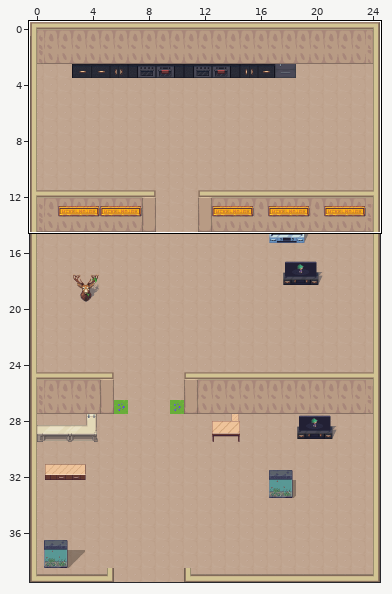
Level history. Tiled map: assets/tilemaps/UgcStore.tmx. Above, an overview of the earlier version with the close-up marked.
Close-up. As it was:
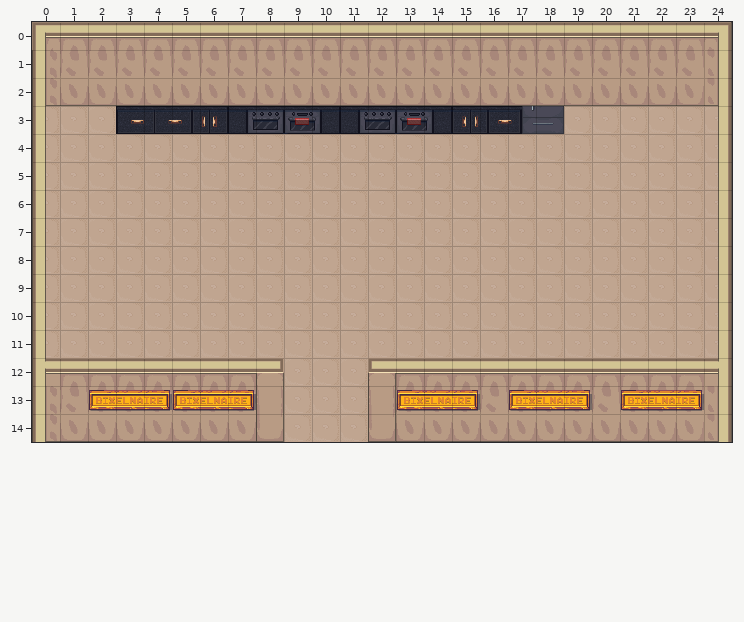
Cells are 32x32 px. Shown: x 0..24, y 0..14. The commit also changed other parts of the map, which this record leaves out.
The same view after the edit:
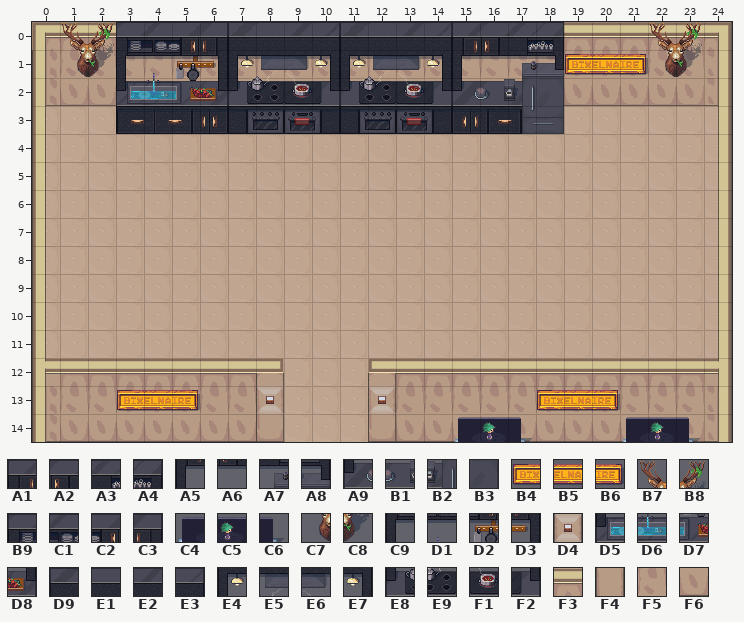
Key: from "UGCs": A1 416, A2 417, A3 418, A4 419, A5 449, A6 450, A7 451, A8 452, A9 482, B1 483, B2 484, B3 485, B4 1089, B5 1090, B6 1091, B7 1092, B8 1093, B9 1100, C1 1101, C2 1102, C3 1103, C4 1122, C5 1123, C6 1124, C7 1125, C8 1126, C9 1133, D1 1134, D2 1135, D3 1136, D4 1159, D5 1166, D6 1167, D7 1168, D8 1169, D9 1228, E1 1229, E2 1230, E3 1231, E4 1261, E5 1262, E6 1263, E7 1264, E8 1294, E9 1295, F1 1296, F2 1297; from "blode": F3 149, F4 181, F5 182, F6 215.
__ is an empty cell, ## one hidden under a higher layer.
See-through tiles are keyed as they look on the map.
Difference:
Layer "World2":
y 0: x 1..2 ## ## -> F3 F3; x 22..23 ## ## -> F3 F3
y 1: x 1..23 ## ## ## ## ## ## ## ## ## ## ## ## ## ## ## ## ## ## __ __ __ ## ## -> F5 F5 F5 F5 F5 F5 F5 F5 F5 F5 F5 F5 F5 F5 F5 F5 F5 F5 F5 F5 F5 F5 F5
y 2: x 3..17 ## ## ## ## ## ## ## ## ## ## ## ## ## ## ## -> F6 F6 F6 F6 F6 F6 F6 F6 F6 F6 F6 F6 F6 F6 F6
y 13: x 2..8 __ __ __ __ __ __ ## -> F5 F5 F5 F5 F5 F5 F4; x 12..15 ## __ __ __ -> F4 F5 F5 F5; x 17..23 __ __ __ __ __ __ __ -> F5 F5 F5 F5 F5 F5 F5
y 14: x 15..17 __ __ ## -> F6 F6 F6; x 21..23 __ __ __ -> F6 F6 F6
Layer "World":
y 0: x 1..18 F3 F3 F3 F3 F3 F3 F3 F3 F3 F3 F3 F3 F3 F3 F3 F3 F3 F3 -> B7 B8 B9 C1 C2 C3 D9 E1 E2 E3 D9 E1 E2 E3 A1 A2 A3 A4; x 22..23 F3 F3 -> B7 B8
y 1: x 1..23 F5 F5 F5 F5 F5 F5 F5 F5 F5 F5 F5 F5 F5 F5 F5 F5 F5 F5 F5 F5 F5 F5 F5 -> C7 C8 C9 D1 D2 D3 E4 E5 E6 E7 E4 E5 E6 E7 A5 A6 A7 A8 B4 B5 B6 C7 C8
y 2: x 3..18 F6 F6 F6 F6 F6 F6 F6 F6 F6 F6 F6 F6 F6 F6 F6 F6 -> D5 D6 D7 D8 E8 E9 F1 F2 E8 E9 F1 F2 A9 B1 B2 B3
y 13: x 2..8 F5 F5 F5 F5 F5 F5 F4 -> __ B4 B5 B6 __ __ D4; x 12..15 F4 F5 F5 F5 -> D4 __ __ __; x 17..23 F5 F5 F5 F5 F5 F5 F5 -> __ B4 B5 B6 __ __ __
y 14: x 15..17 F6 F6 F6 -> C4 C5 C6; x 21..23 F6 F6 F6 -> C4 C5 C6
Layer "Above Player" (now hidden):
y 13: x 2..7 B4 B5 B6 B4 B5 B6 -> __ __ __ __ __ __; x 13..15 B4 B5 B6 -> __ __ __; x 17..19 B4 B5 B6 -> __ __ __; x 21..23 B4 B5 B6 -> __ __ __
